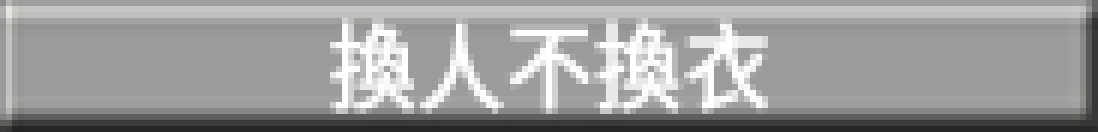
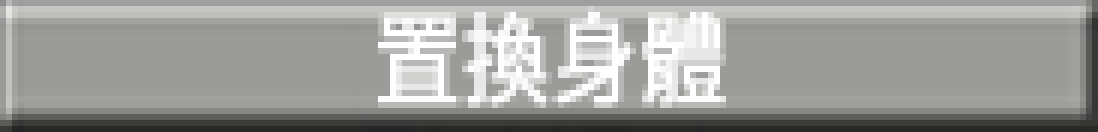
Comparing the layer stacks of the two 1098 x 132 images. Changes:
renamed "換人不換衣" to "置換身體", painted on it over [330, 6, 768, 114]
